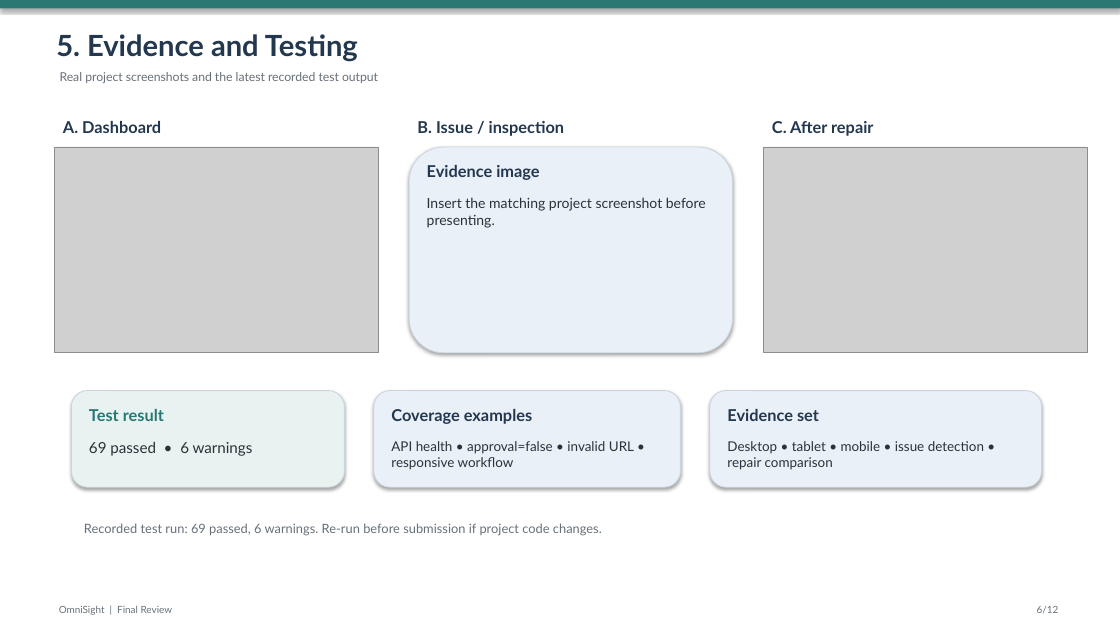
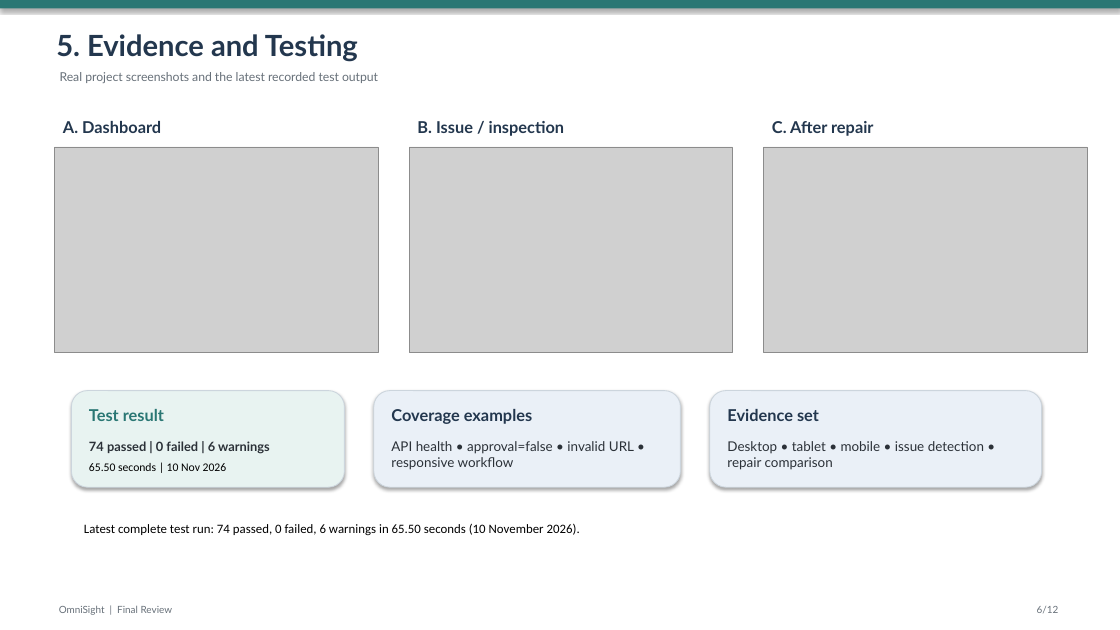
Before and after one commit to Sheefa04/OmniSight, a slide deck: slide 6 of Final_Review/Presentation/OmniSight_Final_Review.pptx. Drawn at 1120x630 pixels with LibreOffice and Linux fonts; fonts in the diff are those of the drawing; grey boxes stand for pictures. Boxes give left, top, right and bottom in pixels: in the first picture for what was removed or moved away, otherwise in the second. Text is boxed around its words. In the diff, an @@ line names an element or a change of style, - is before the commit and + after.

Commit message:
docs: finalize review presentation and verified test results

```diff
--- a/Final_Review/Presentation/OmniSight_Final_Review.pptx
+++ b/Final_Review/Presentation/OmniSight_Final_Review.pptx
@@ rounded rectangle removed at <box>409,147,733,353</box> @@
@@ picture added at <box>409,147,733,353</box> @@
@@ text removed at <box>427,165,539,180</box> @@
-Evidence image
@@ text removed at <box>427,197,706,228</box> @@
-Insert the matching project screenshot before presenting.
@@ text at <box>89,441,270,471</box>: text changed; size 13 to 11 pt; bold on @@
-69 passed • 6 warnings
+74 passed | 0 failed | 6 warnings
+65.50 seconds | 10 Nov 2026
@@ text at <box>84,523,580,535</box>: text changed; font Lato to Calibri; text colour #677079 to #000000 @@
-Recorded test run: 69 passed, 6 warnings. Re-run before submission if project code changes.
+Latest complete test run: 74 passed, 0 failed, 6 warnings in 65.50 seconds (10 November 2026).
```
Also in this commit, not shown: 4 other files.
